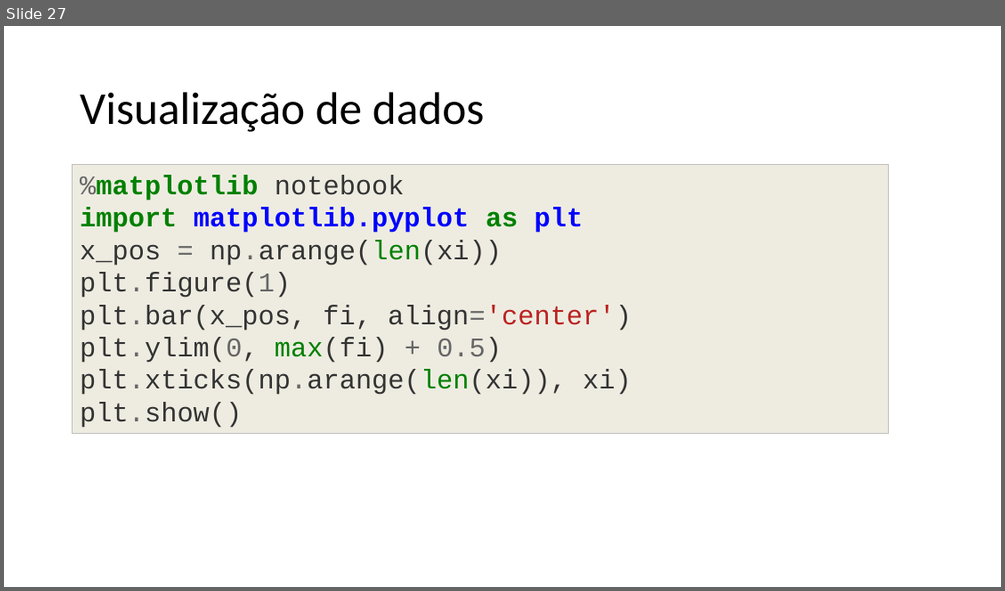
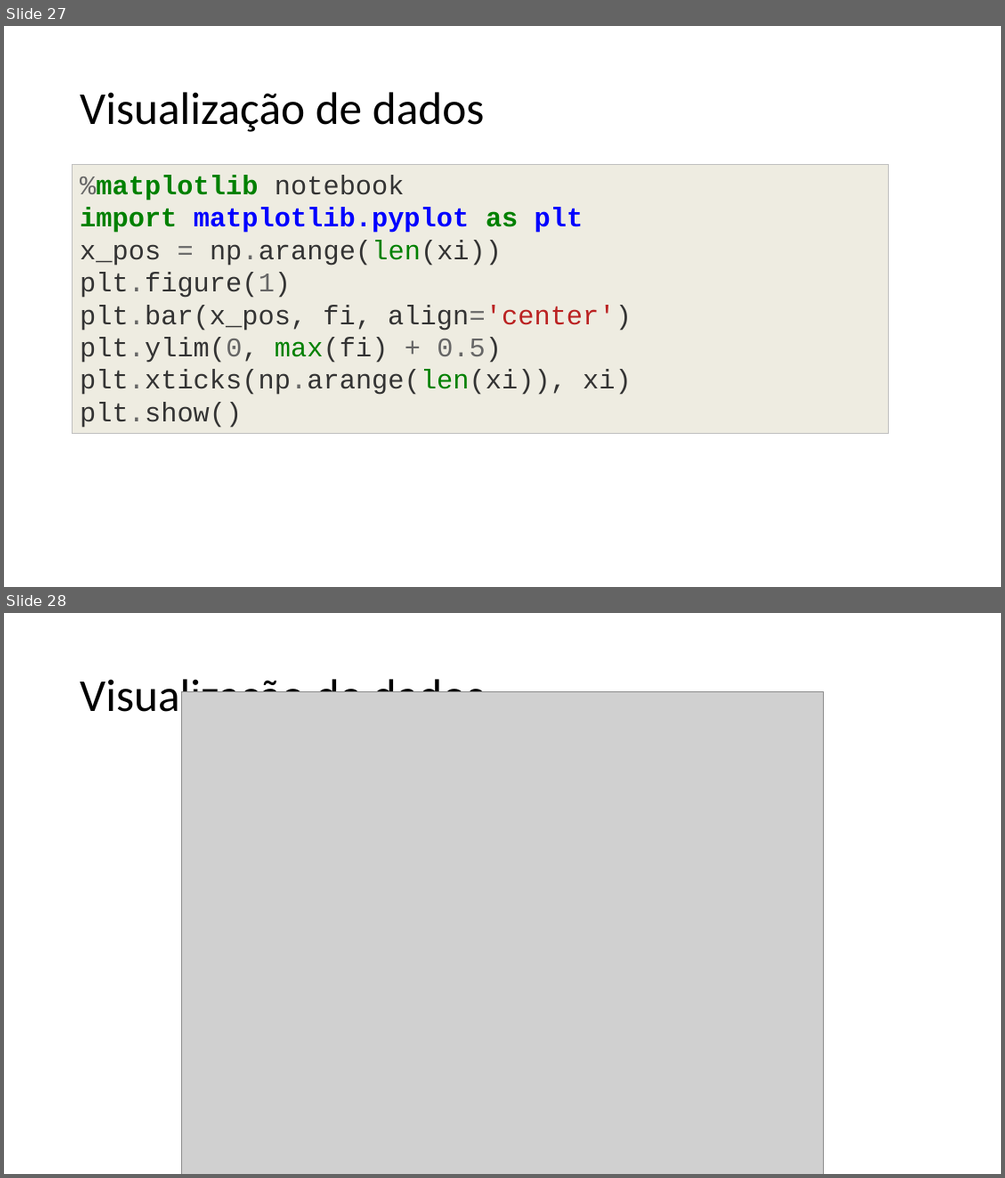
Before and after one commit to lidimayra/basic-stats, a slide deck: presentation.pptx. Shown one above the other, each under a label of ours: slide 27 before the commit, slides 27 and 28 after it. The pictures are 1005x591 and 1005x1178 pixels, drawn with LibreOffice and Linux fonts; fonts in the diff are those of the drawing; grey boxes stand for pictures. Boxes give left, top, right and bottom in pixels: in the first picture for what was removed or moved away, otherwise in the second. Text is boxed around its words. In the diff, an @@ line names an element or a change of style, - is before the commit and + after.

Commit message:
Added graph image to presentation

```diff
--- a/presentation.pptx
+++ b/presentation.pptx
@@ slide 28 added at <box>4,613,1001,1174</box>, background #FFFFFF @@
@@ text added at <box>80,674,485,722</box>, 44 pt, text #000000 @@
+Visualização de dados
@@ picture added at <box>181,692,824,1174</box> @@
```
Also in this commit, not shown: 1 other file.
